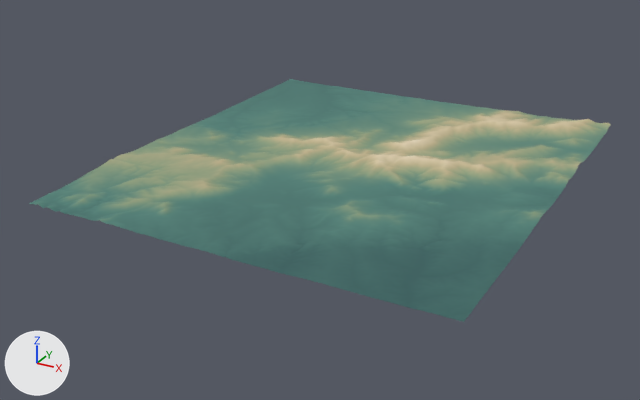
The glTF model visor-ferroviario/assets/terrain/guadarrama.glb as it was, and as the next commit left it.
Both versions are drawn from a camera (50 mm lens) standing at (49782.0, -98804.0, 43872.0) and looking at (-2449.0, -3840.0, -3610.0). Lighting does not change. The marker at lower left points along +X, +Y and +Z. The older version comes first.

In view in the first picture: 'IGN_Terrain'.
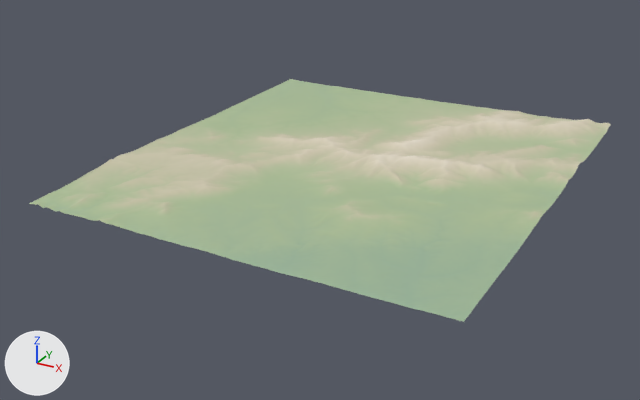
Where the change shows, as pixel boxes [x1, y1, x2, y2] in the pictures (640 x 400 px):
part 1 of me_ign_terrain, recoloured
    both: [29, 79, 592, 239]
part 2 of me_ign_terrain, recoloured
    both: [35, 97, 603, 227]
part 3 of me_ign_terrain, recoloured (lighter)
    both: [33, 80, 563, 321]
part 4 of me_ign_terrain, recoloured
    both: [80, 110, 611, 216]
part 5 of me_ign_terrain, recoloured (lighter)
    both: [65, 107, 608, 221]

Patch to the scene script:
```diff
--- a/visor-ferroviario/assets/terrain/guadarrama.glb.py
+++ b/visor-ferroviario/assets/terrain/guadarrama.glb.py
@@ me_ign_terrain @@
 me_ign_terrain.from_pydata(...)  # 66049 vertices, 131072 faces; spans x -27398.0..27398.0, y -30550.0..30677.0, z 595.0..2413.0
 # used by ob_ign_terrain; location = (0.0, 0.0, 0.0)
+# me_ign_terrain part 1: 23808 faces centred in x -27326.0..27326.0, y -30470.0..30597.0, z 916.0..1026.0 are repainted in the vertex colours; the middle colour goes from cyan #4e7f76 to greyish green #acbf98
+# me_ign_terrain part 2: 19488 faces centred in x -27326.0..27326.0, y -30470.0..30597.0, z 1018.0..1152.0 are repainted in the vertex colours; the middle colour goes from green #5e8879 to greyish green #b3c19b
+# me_ign_terrain part 3: 31647 faces centred in x -27326.0..27326.0, y -30470.0..30597.0, z 601.0..923.0 are repainted in the vertex colours; the middle colour goes from dark cyan #47756f to greyish green #a7bc99
+# me_ign_terrain part 4: 36915 faces centred in x -27326.0..27326.0, y -27600.0..30597.0, z 1315.0..2387.0 are repainted in the vertex colours; the middle colour goes from greyish green #a1a682 to light grey #ccc7ad
+# me_ign_terrain part 5: 19214 faces centred in x -27326.0..27326.0, y -30470.0..30597.0, z 1146.0..1321.0 are repainted in the vertex colours; the middle colour goes from greyish green #72927b to greyish green #bbc2a0
 me_ign_terrain.materials.append(mat_ign___altitude)
```
